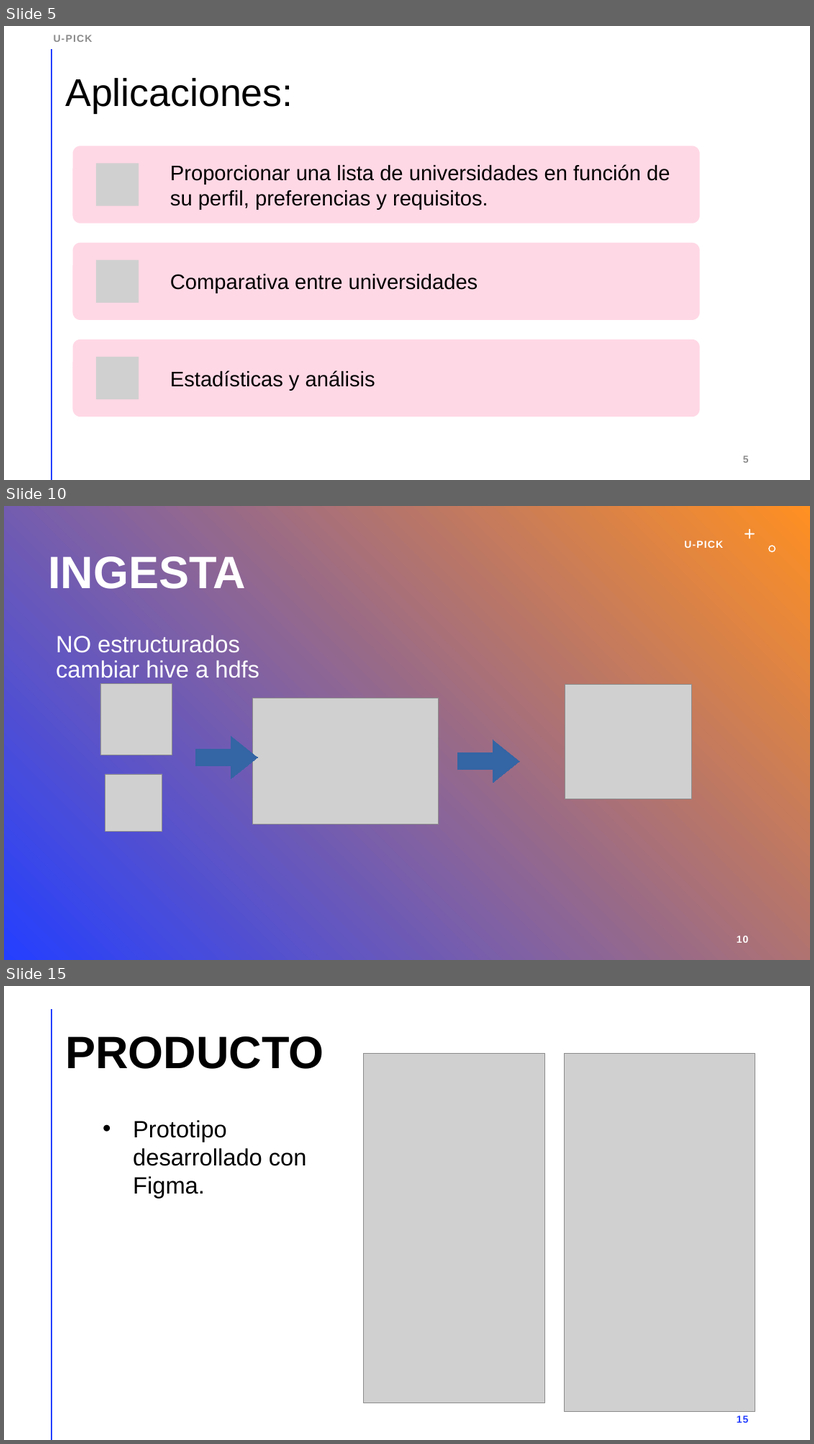
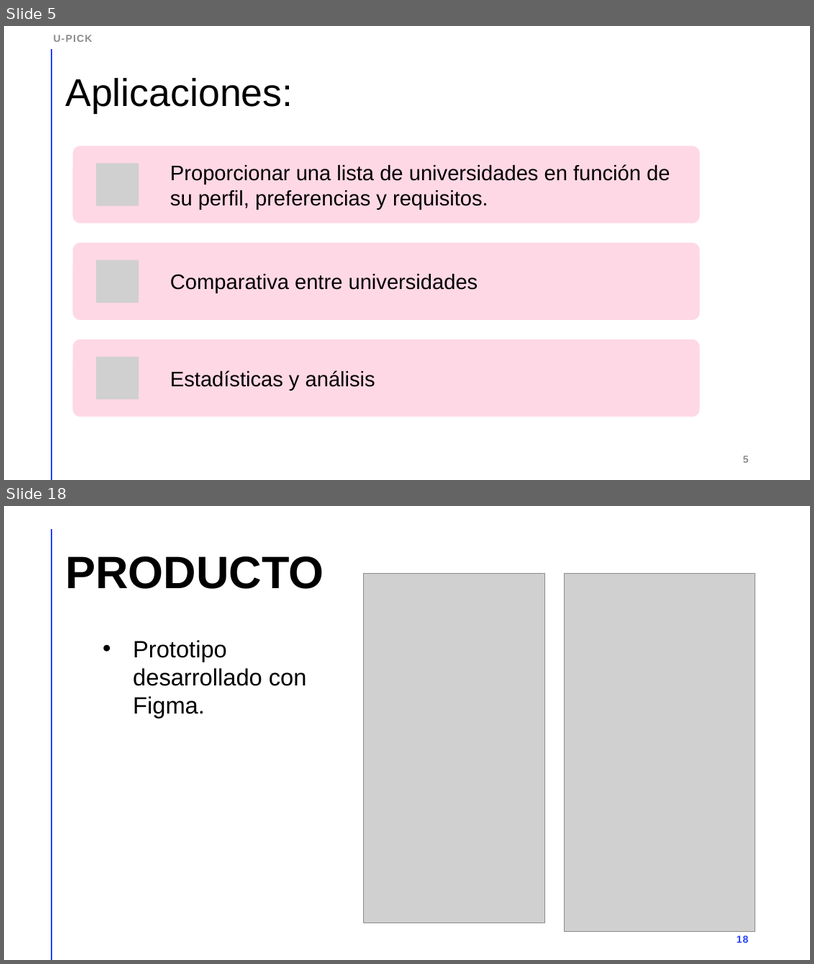
Before and after one commit to Dacarpe03/SIC_Big_Data_CDC, a slide deck: Entregas/U-pick.pptx. Shown one above the other, each under a label of ours: slides 5, 10 and 15 before the commit, slides 5 and 18 after it; the slides between them are not shown. The pictures are 814x1444 and 814x964 pixels, drawn with LibreOffice and Linux fonts; fonts in the diff are those of the drawing; grey boxes stand for pictures. Boxes give left, top, right and bottom in pixels: in the first picture for what was removed or moved away, otherwise in the second. Text is boxed around its words. In the diff, an @@ line names an element or a change of style, - is before the commit and + after.

```diff
--- a/Entregas/U-pick.pptx
+++ b/Entregas/U-pick.pptx
@@ slide 10 removed at <box>4,506,810,960</box>, background gradient #243FFF to #FF9022 @@
@@ text removed at <box>684,541,723,548</box> @@
-U-PICK
@@ freeform shape removed at <box>745,529,756,539</box> @@
@@ freeform shape removed at <box>769,546,777,553</box> @@
@@ title removed at <box>48,556,246,589</box> @@
-INGESTA
@@ text removed at <box>56,635,260,678</box> @@
-NO estructurados cambiar hive a hdfs
@@ picture removed at <box>100,683,172,754</box> @@
@@ picture removed at <box>252,698,438,824</box> @@
@@ picture removed at <box>566,685,692,799</box> @@
@@ freeform shape removed at <box>196,736,257,779</box> @@
@@ freeform shape removed at <box>458,739,520,782</box> @@
@@ picture removed at <box>105,774,162,831</box> @@
@@ page number removed at <box>737,935,749,942</box> @@
-10
@@ what was slide 15 is now slide 18 @@
@@ page number at <box>737,935,749,942</box>: text changed @@
-15
+18
```
Also in this commit, not shown: 7 slides changed, 7 slides added, 3 other slides removed.
